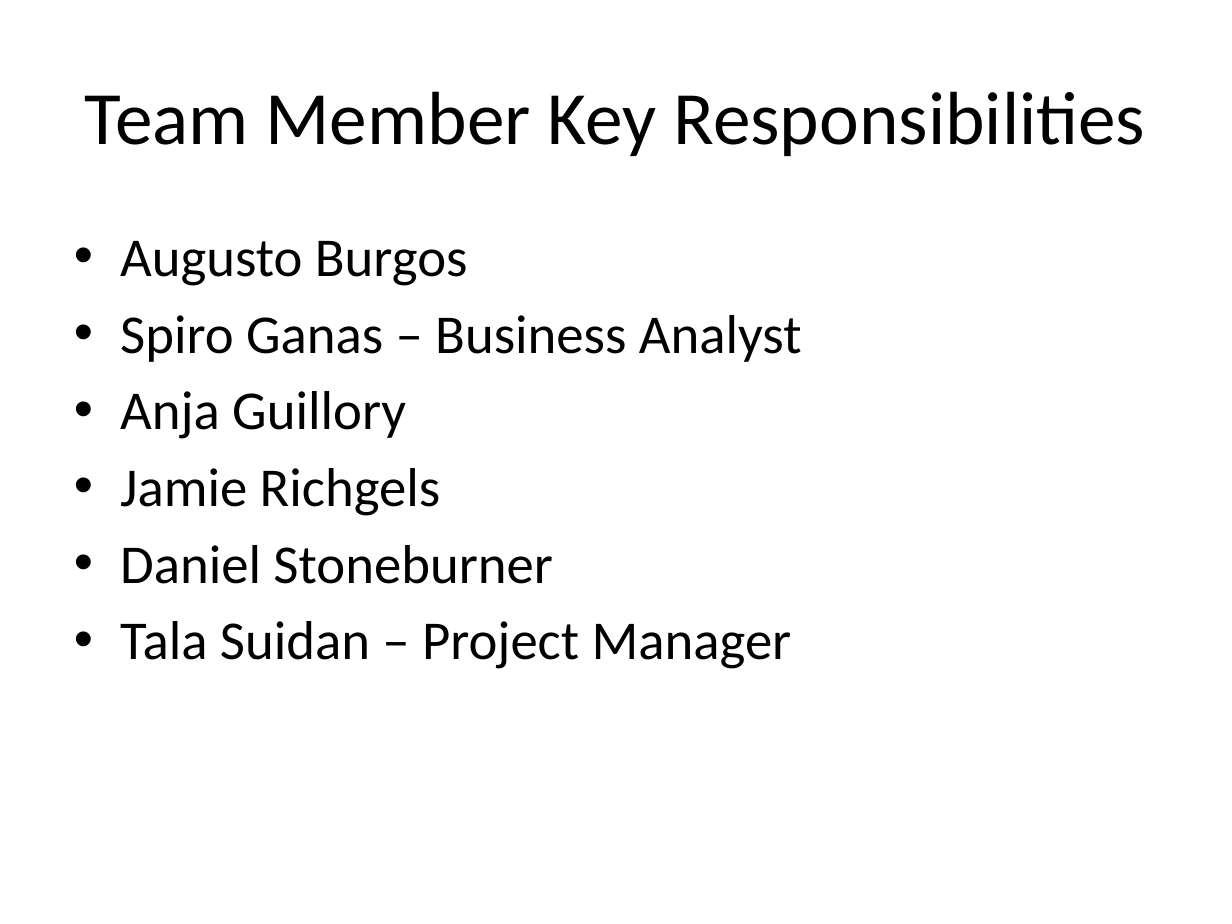
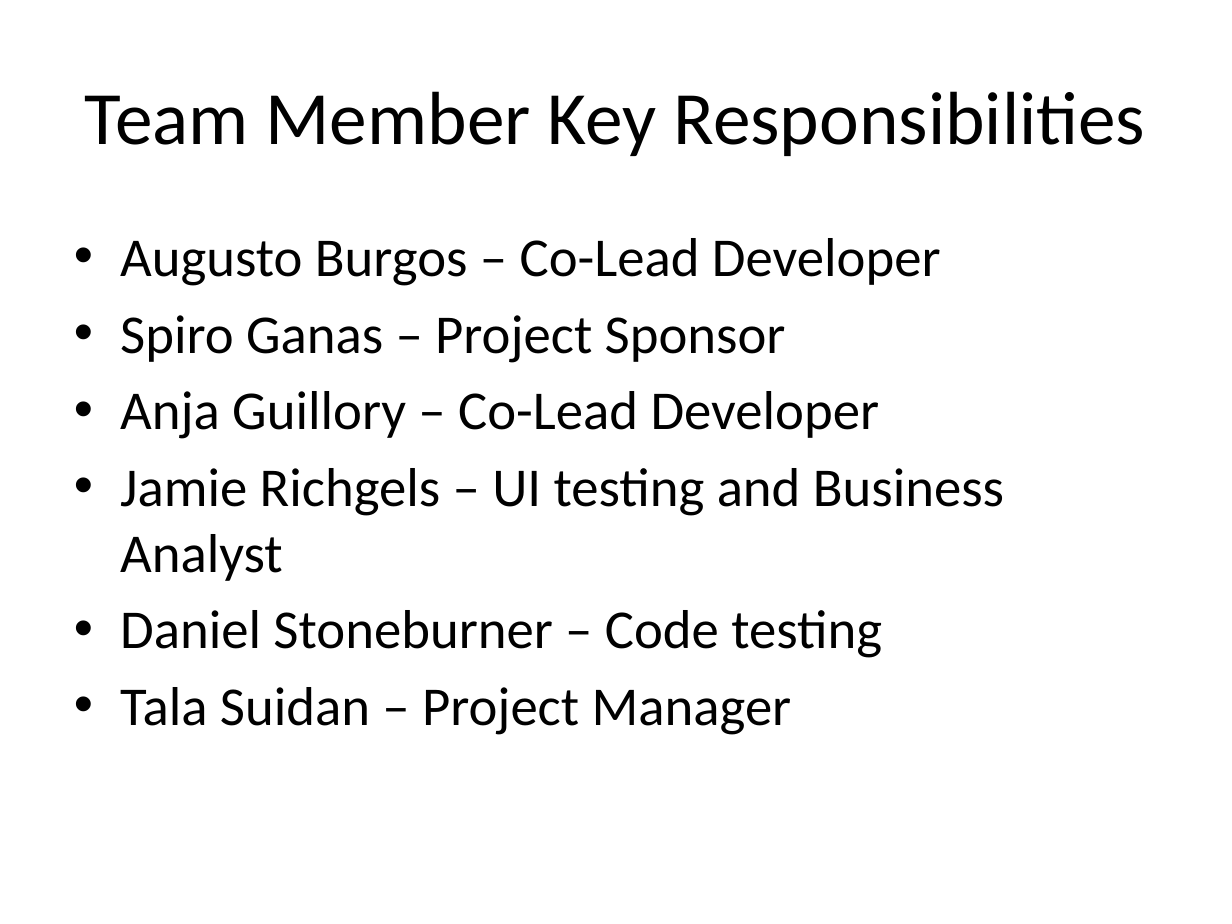
Before and after one commit to AnjaGuillory/FHIRED_Up, a slide deck: slide 7 of Team Deliverable 1/ACA Risk Adjustment EHR Enhancement - FHIRed UP - original first draft.pptx. Drawn at 1232x924 pixels with LibreOffice and Linux fonts; fonts in the diff are those of the drawing. Boxes give left, top, right and bottom in pixels: in the first picture for what was removed or moved away, otherwise in the second. Text is boxed around its words. In the diff, an @@ line names an element or a change of style, - is before the commit and + after.

```diff
--- a/Team Deliverable 1/ACA Risk Adjustment EHR Enhancement - FHIRed UP - original first draft.pptx
+++ b/Team Deliverable 1/ACA Risk Adjustment EHR Enhancement - FHIRed UP - original first draft.pptx
@@ text at (120, 238, 1004, 658): text changed @@
-• Augusto Burgos
-• Spiro Ganas – Business Analyst
-• Anja Guillory
-• Jamie Richgels
-• Daniel Stoneburner
+• Augusto Burgos – Co-Lead Developer
+• Spiro Ganas – Project Sponsor
+• Anja Guillory – Co-Lead Developer
+• Jamie Richgels – UI testing and Business Analyst
+• Daniel Stoneburner – Code testing
```
Also in this commit, not shown: 9 other files.
